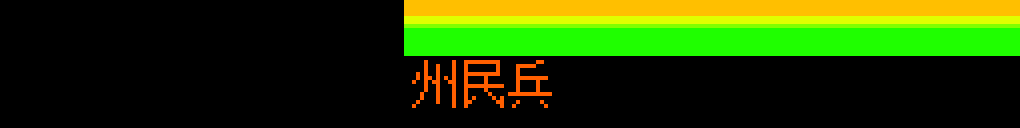
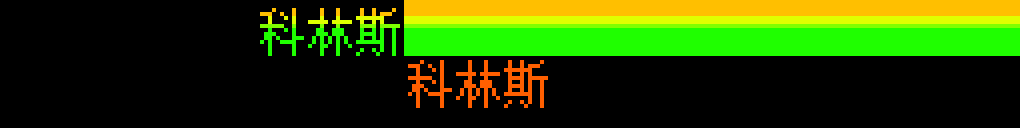
Comparing the layer stacks of the two 1020px x 128px images. Changes:
added layer "图层 5" above "科林斯" over (260, 8, 400, 56)
added layer "科林斯" above "总统议会共和制" over (408, 60, 548, 108)
hid "州民兵" over (412, 60, 552, 108)
